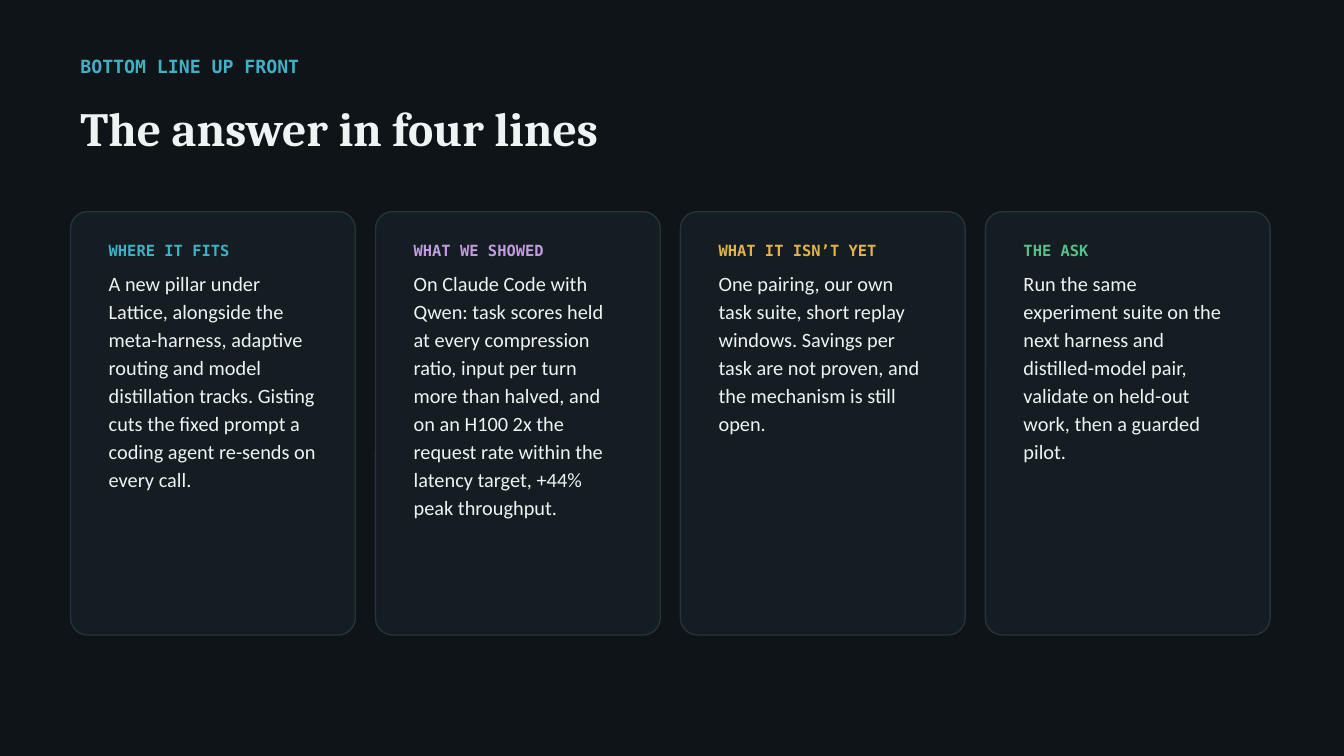
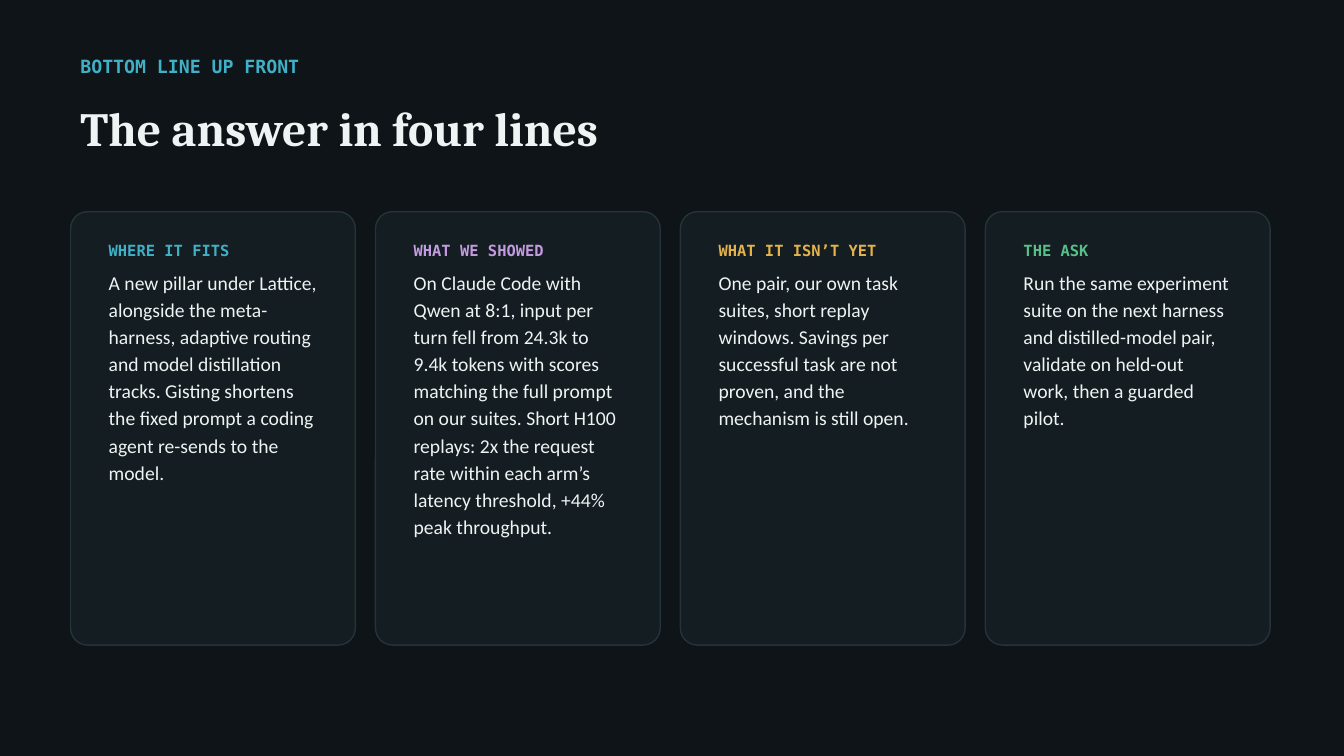
Before and after one commit to arunmenon/gisting-coding-agent, a slide deck: slide 2 of Gisting-CTO-deck.pptx. Drawn at 1344x756 pixels with LibreOffice and Linux fonts; fonts in the diff are those of the drawing. Boxes give left, top, right and bottom in pixels: in the first picture for what was removed or moved away, otherwise in the second. Text is boxed around its words. In the diff, an @@ line names an element or a change of style, - is before the commit and + after.

Commit message:
Deck: apply Codex review D-1 to D-11 and D-14 to D-16 (D-12, D-13 set aside by author)
Tracks named only; portability framed as the next test, not a result;
pilot limited to a guarded inner-loop trial; quality claims scoped to
easy and hard suites; 2x defined against each arm's own threshold;
8:1 token figures; path-fix and architecture causality softened; no
claims about other harnesses; serving limits in the main flow; span
and recipe merged; lab moved to appendix; HTML and PowerPoint in sync.

```diff
--- a/Gisting-CTO-deck.pptx
+++ b/Gisting-CTO-deck.pptx
@@ rounded rectangle: place and size @@
-rounded rectangle at box(71, 212, 356, 635)
+rounded rectangle at box(71, 212, 356, 645)
@@ rounded rectangle: place and size @@
-rounded rectangle at box(376, 212, 661, 635)
+rounded rectangle at box(376, 212, 661, 645)
@@ rounded rectangle: place and size @@
-rounded rectangle at box(681, 212, 966, 635)
+rounded rectangle at box(681, 212, 966, 645)
@@ rounded rectangle: place and size @@
-rounded rectangle at box(986, 212, 1271, 635)
+rounded rectangle at box(986, 212, 1271, 645)
@@ text at box(109, 276, 316, 480): text changed; size 14.5 to 14 pt @@
-A new pillar under Lattice, alongside the meta-harness, adaptive routing and model distillation tracks. Gisting cuts the fixed prompt a coding agent re-sends on every call.
+A new pillar under Lattice, alongside the meta-harness, adaptive routing and model distillation tracks. Gisting shortens the fixed prompt a coding agent re-sends to the model.
@@ text at box(414, 276, 616, 538): text changed; size 14.5 to 14 pt @@
-On Claude Code with Qwen: task scores held at every compression ratio, input per turn more than halved, and on an H100 2x the request rate within the latency target, +44% peak throughput.
+On Claude Code with Qwen at 8:1, input per turn fell from 24.3k to 9.4k tokens with scores matching the full prompt on our suites. Short H100 replays: 2x the request rate within each arm’s latency threshold, +44% peak throughput.
@@ text at box(719, 276, 909, 428): text changed; size 14.5 to 14 pt @@
-One pairing, our own task suite, short replay windows. Savings per task are not proven, and the mechanism is still open.
+One pair, our own task suites, short replay windows. Savings per successful task are not proven, and the mechanism is still open.
@@ text at box(1023, 276, 1229, 428): size 14.5 to 14 pt @@
```
Also in this commit, not shown: 10 other slides changed, 2 slides added, 3 slides removed, 3 other files.
